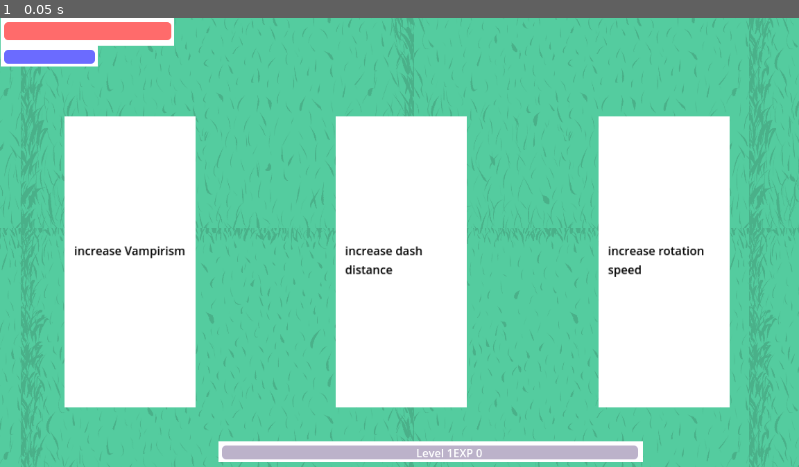
Above: before the commit, frame 1.
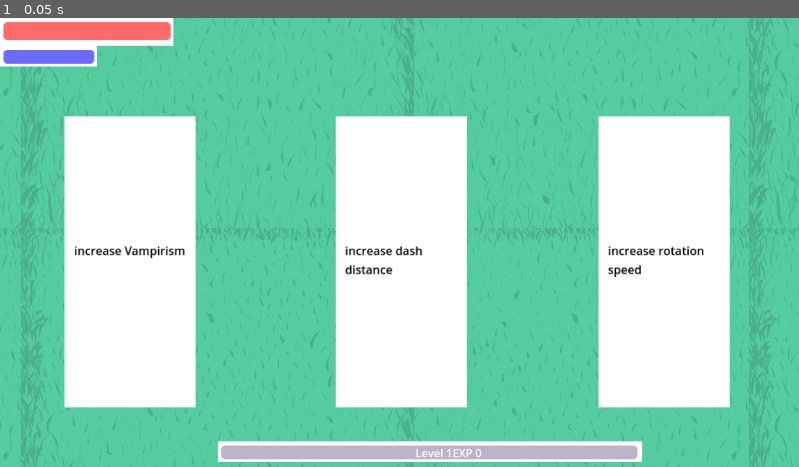
Above: after the commit, the same moment.

Repository: Phistomevel/LameJam
Game: Godot game, scene res://TitleScene.tscn
Same seed, same stepped clock (60 frames per second), same inputs: the game is played once before the commit and once after it. Sound files missing from this copy of the repository are replaced by a short silence.
Inputs:
- Up to frame 1 (0.05 s): no input

The runs differ from the first frame. In frame 1, 0.1% of the frame differs, in the area x 0-81%, y 0-99%.

Commit message:
god damn this code is so clean

Diff:
--- a/LawnmoverCollider.gd
+++ b/LawnmoverCollider.gd
@@ -1,6 +1,7 @@
 extends Area2D
 
 var lifesteal = 0
+@onready var myUI = $"../../Camera2D/CanvasLayer/UI"
 # Called when the node enters the scene tree for the first time.
 func _ready():
 	pass # Replace with function body.
@@ -12,7 +13,7 @@
 
 
 func _on_area_entered(area):
-	var xpbar =$"../../Camera2D/UI"
+	var xpbar =$"../../Camera2D/CanvasLayer/UI"
 	#print(area.get_parent().Speed)
 	if area.get_parent().name != "Lawnmower":
 		##$"../Camera2D".shake()
@@ -28,6 +29,6 @@
 
 
 func _on_harmed(area):
-	$"../../Camera2D/UI".setHP($"../../Camera2D/UI".getHP()-1)
+	myUI.setHP(myUI.getHP()-1)
 	area.get_parent().queue_free()
 	pass # Replace with function body.
--- a/TitleScene.tscn
+++ b/TitleScene.tscn
@@ -54,9 +54,10 @@
 scale = Vector2(100, 100)
 script = ExtResource("2_6uler")
 
-[node name="UI" parent="Camera2D" instance=ExtResource("2_jwo10")]
+[node name="CanvasLayer" type="CanvasLayer" parent="Camera2D"]
+
+[node name="UI" parent="Camera2D/CanvasLayer" instance=ExtResource("2_jwo10")]
 top_level = true
-position = Vector2(-575, -324)
 
 [connection signal="finished" from="AudioStreamPlayer" to="AudioStreamPlayer" method="_on_finished"]
-[connection signal="levelUP" from="Camera2D/UI" to="Lawnmower" method="_on_level_up"]
+[connection signal="levelUP" from="Camera2D/CanvasLayer/UI" to="Lawnmower" method="_on_level_up"]
--- a/UIHUD.gd
+++ b/UIHUD.gd
@@ -49,5 +49,5 @@
 	return level
 # Called every frame. 'delta' is the elapsed time since the previous frame.
 func _process(delta):
-	global_position = get_parent().get_global_position()+Vector2(-575,-324)
+#	global_position = get_parent().get_global_position() + Vector2(-576,-324)
 	pass
--- a/lawnmower.gd
+++ b/lawnmower.gd
@@ -9,6 +9,8 @@
 var dash
 @export var isDashing: bool = false
 var dashCooldown
+
+@onready var myUI = $"../Camera2D/CanvasLayer/UI"
 # Called when the node enters the scene tree for the first time.
 func _ready():
 	dashCooldown = DashCooldownLength
@@ -24,14 +26,14 @@
 		isDashing = true
 		dashCooldown = 0
 	if dash > 0:
-		$"../Camera2D/UI".setDashCharge(dash, DashLength)
+		myUI.setDashCharge(dash, DashLength)
 		dash = dash - delta
 		position = position + delta * Vector2(  cos(rotation) , sin(rotation)) * DashSpeed
 	else:
 		isDashing = false
 		rotate(2.5*delta)
 		dashCooldown += delta
-		$"../Camera2D/UI".setDashCharge(dashCooldown, DashCooldownLength)
+		myUI.setDashCharge(dashCooldown, DashCooldownLength)
 	pass
 
 
